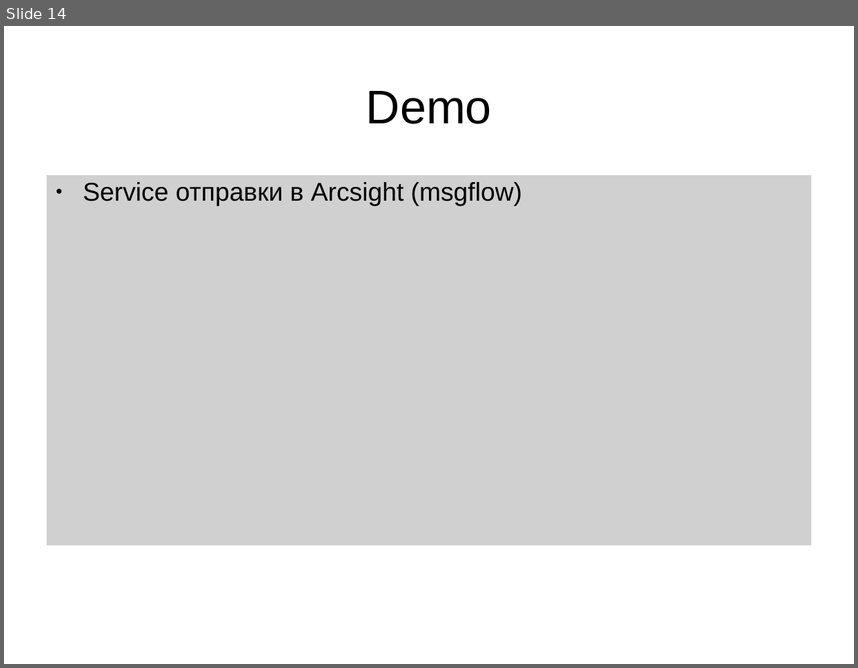
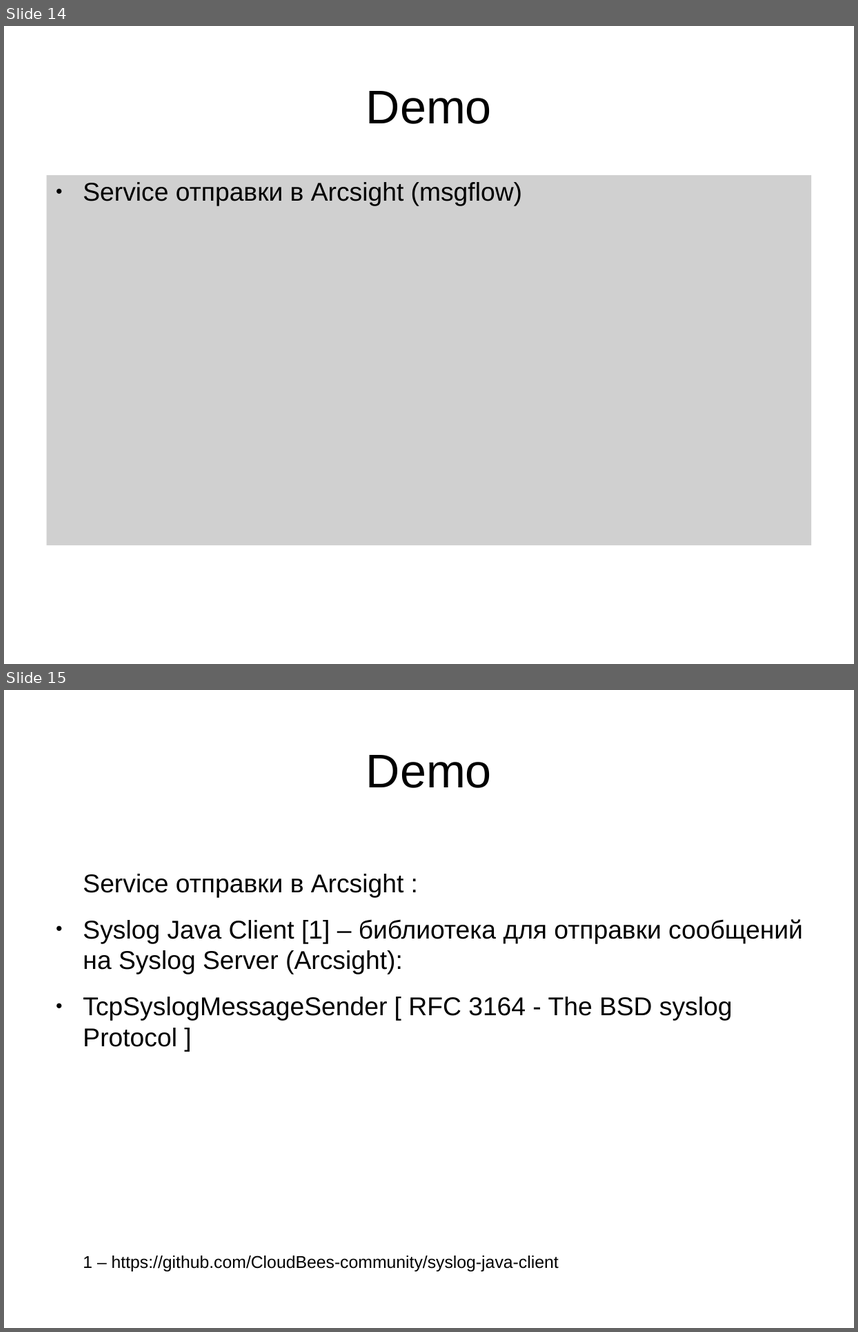
Before and after one commit to demonh1/wb, a slide deck: doc/iib_pr_for_eq.odp. Shown one above the other, each under a label of ours: slide 14 before the commit, slides 14 and 15 after it. The pictures are 858x668 and 858x1332 pixels, drawn with LibreOffice and Linux fonts; fonts in the diff are those of the drawing; grey boxes stand for pictures. Boxes give left, top, right and bottom in pixels: in the first picture for what was removed or moved away, otherwise in the second. Text is boxed around its words. In the diff, an @@ line names an element or a change of style, - is before the commit and + after.

Commit message:
add  slide

```diff
--- a/doc/iib_pr_for_eq.odp
+++ b/doc/iib_pr_for_eq.odp
@@ slide 15 added at (x1=4, y1=690, x2=854, y2=1328), background #FFFFFF @@
@@ title added at (x1=366, y1=755, x2=492, y2=788), 44 pt, text #000000 @@
+Demo
@@ text added at (x1=83, y1=874, x2=803, y2=1271), 24 pt, text #000000 @@
+Service отправки в Arcsight :
+● Syslog Java Client [1] – библиотека для отправки сообщений на Syslog Server (Arcsight):
+● TcpSyslogMessageSender [ RFC 3164 - The BSD syslog Protocol ]
+1 – https://github.com/CloudBees-community/syslog-java-client
```
